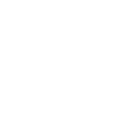
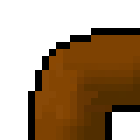
Before/after of a 140x140 layered artwork. What changed in the layer stack:
added layer "Elbow" above "Body" over (28, 28, 140, 140)
